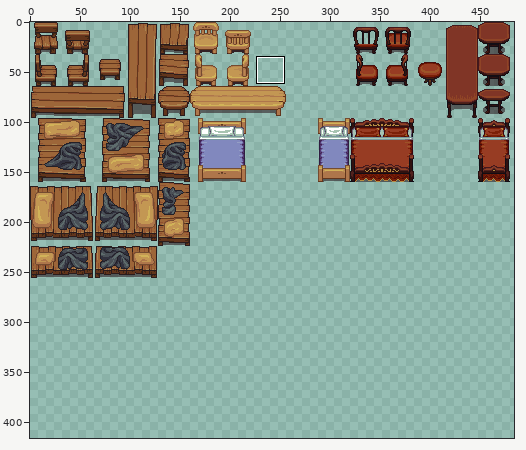
Edited in one commit: sprite sheet (GielinorAdventures.Data/Content/World/Terrain/furniture-home.png). The first picture is a wide view before the edit; the outline marks the close-up.
Close-up. Before the edit:
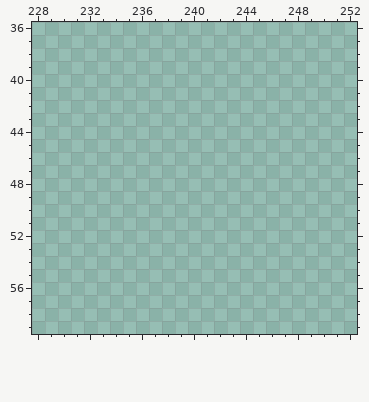
The file is 544x256 pixels. Colours within 5 levels of each other are drawn and written as one. Shown: x 228..252, y 36..59. The old version is drawn lined up with the new one, on the new canvas. The wide view leaves out empty margins. The commit also changed other parts of the picture, which this record leaves out.
New version:
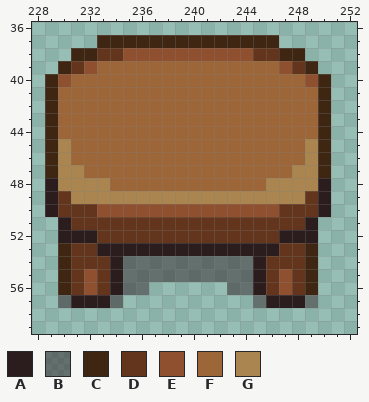
Palette (. is transparent): A #2b1c1d  B #3221257f  C #3e2613  D #62351c  E #8f5030  F #9d6639  G #aa8550
What changed:
canvas 544x256 -> 544x416
y 37: x 233..246 .............. -> CCCCCCCCCCCCCC
y 38: x 231..248 .................. -> CCDDEEEEEEEEEEDDCC
y 39: x 230..249 .................... -> CDEFFFFFFFFFFFFFFEDC
y 40: x 229..250 ...................... -> CEFFFFFFFFFFFFFFFFFFEC
y 41..44: x 229..250 ...................... -> CFFFFFFFFFFFFFFFFFFFFC
y 45..46: x 229..250 ...................... -> CGFFFFFFFFFFFFFFFFFFGC
y 47: x 229..250 ...................... -> CGGFFFFFFFFFFFFFFFFGGC
y 48: x 229..250 ...................... -> AGGGGFFFFFFFFFFFFGGGGA
y 49: x 229..250 ...................... -> ADGGGGGGGGGGGGGGGGGGDA
y 50: x 229..250 ...................... -> ADDDEEEEEEEEEEEEEEDDDA
y 51: x 230..249 .................... -> ADDDDDDDDDDDDDDDDDDA
y 52: x 230..249 .................... -> AAADDDDDDDDDDDDDDAAA
y 53: x 230..249 .................... -> CDDAAAAAAAAAAAAAADDC
y 54: x 230..249 .................... -> CDDDABBBBBBBBBBADDDC
y 55: x 230..249 .................... -> CDEDABBBBBBBBBBADEDC
y 56: x 230..236 ....... -> CDEDABB; x 243..249 ....... -> BBADEDC
y 57: x 230..234 ..... -> BAAAB; x 245..249 ..... -> BAAAB
